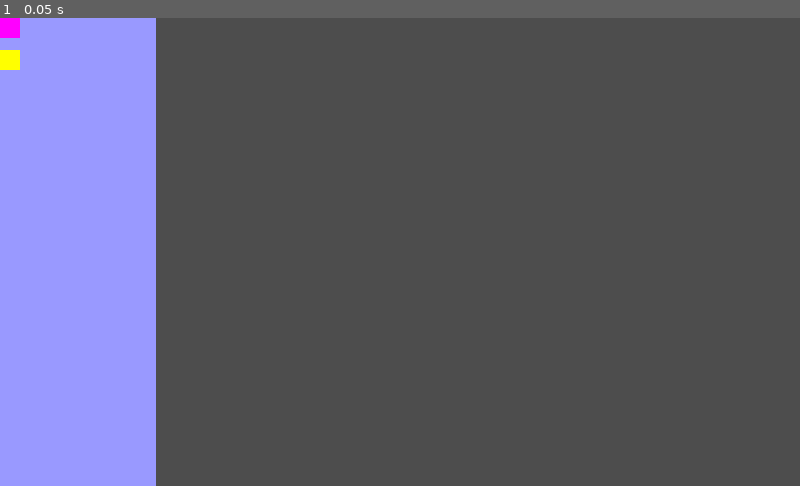
Above: before the commit, frame 1.
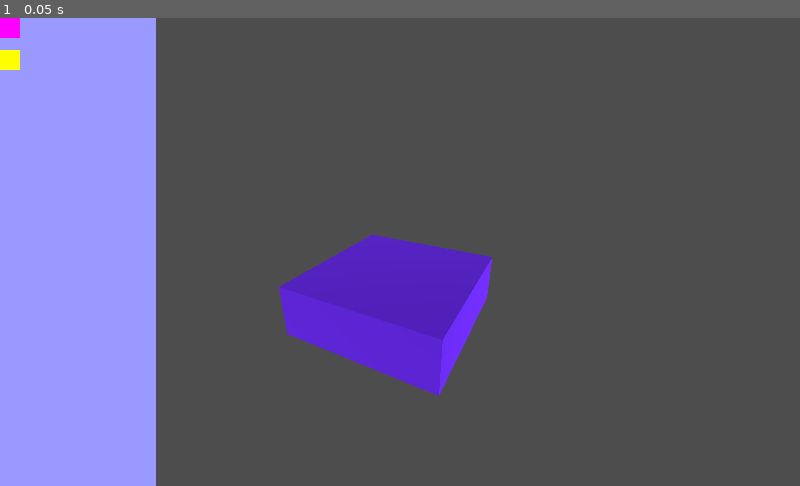
Above: after the commit, the same moment.

Repository: videlanicolas/godot_experiments
Game: Godot game, scene res://root.tscn
The game is run twice, just before and just after one commit, with the same random seed, the same clock (stepped at 60 frames per second) and the same inputs.
Inputs:
- Up to frame 1 (0.05 s): no input

The runs differ from the first frame. In frame 1, 5.9% of the frame differs, in the area x 34-62%, y 46-81%.

Commit message:
Place objects at given tiles

Diff:
--- a/drag_and_drop/Camera3D.gd
+++ b/drag_and_drop/Camera3D.gd
@@ -1,5 +1,6 @@
 extends Camera3D
 
+const PLACABLE_MASK := 1
 
 @export
 var ray_length := 50.0
@@ -9,7 +10,7 @@
 	"res://example_device.tscn": preload("res://example_device.tscn")
 }
 
-var _selected_object : Node3D = null
+var _selected_object : PhysicsBody3D = null
 
 func _physics_process(delta):
 	if _selected_object == null:
@@ -27,6 +28,7 @@
 	_selected_object = scene
 
 func _on_ui_button_done_select():
+	_selected_object.collision_layer = 1
 	_selected_object = null
 
 func GetSelectedPosition() -> Vector3:
@@ -40,4 +42,12 @@
 	# The end Vector3 is the origin vector we defined before plus a vector that is
 	# the normal of the point in Vector3 coordinates of the mouse position, times the ray length.
 	var end = origin + project_ray_normal(mousepos) * ray_length
-	return end
+	# This gives us two vectors that we can easily calculate a ray.
+	# Create the query.
+	var query = PhysicsRayQueryParameters3D.create(origin, end, PLACABLE_MASK)
+	# Make the actualy query.
+	var result = space_state.intersect_ray(query)
+	print_debug(result)
+	if !result:
+		return end
+	return result["collider"].get_node("AbovePlacement").global_position
--- /dev/null
+++ b/drag_and_drop/Floor.tscn
@@ -0,0 +1,31 @@
+[gd_scene load_steps=2 format=3 uid="uid://cxo62qq3a1d43"]
+
+[ext_resource type="PackedScene" uid="uid://c8omg7u04ltkq" path="res://Tile.tscn" id="1_brw0a"]
+
+[node name="Floor" type="Node3D"]
+
+[node name="Tile" parent="." instance=ExtResource("1_brw0a")]
+
+[node name="Tile2" parent="." instance=ExtResource("1_brw0a")]
+transform = Transform3D(1, 0, 0, 0, 1, 0, 0, 0, 1, -1, 0, 0)
+
+[node name="Tile3" parent="." instance=ExtResource("1_brw0a")]
+transform = Transform3D(1, 0, 0, 0, 1, 0, 0, 0, 1, 1, 0, 0)
+
+[node name="Tile4" parent="." instance=ExtResource("1_brw0a")]
+transform = Transform3D(1, 0, 0, 0, 1, 0, 0, 0, 1, 0, 0, 1)
+
+[node name="Tile5" parent="." instance=ExtResource("1_brw0a")]
+transform = Transform3D(1, 0, 0, 0, 1, 0, 0, 0, 1, 0, 0, -1)
+
+[node name="Tile6" parent="." instance=ExtResource("1_brw0a")]
+transform = Transform3D(1, 0, 0, 0, 1, 0, 0, 0, 1, -1, 0, -1)
+
+[node name="Tile7" parent="." instance=ExtResource("1_brw0a")]
+transform = Transform3D(1, 0, 0, 0, 1, 0, 0, 0, 1, 1, 0, -1)
+
+[node name="Tile8" parent="." instance=ExtResource("1_brw0a")]
+transform = Transform3D(1, 0, 0, 0, 1, 0, 0, 0, 1, -1, 0, 1)
+
+[node name="Tile9" parent="." instance=ExtResource("1_brw0a")]
+transform = Transform3D(1, 0, 0, 0, 1, 0, 0, 0, 1, 1, 0, 1)
--- /dev/null
+++ b/drag_and_drop/Tile.tscn
@@ -0,0 +1,21 @@
+[gd_scene load_steps=4 format=3 uid="uid://c8omg7u04ltkq"]
+
+[sub_resource type="BoxShape3D" id="BoxShape3D_wp57u"]
+
+[sub_resource type="StandardMaterial3D" id="StandardMaterial3D_wqadv"]
+albedo_color = Color(0.427451, 0.121569, 1, 1)
+
+[sub_resource type="BoxMesh" id="BoxMesh_qwice"]
+material = SubResource("StandardMaterial3D_wqadv")
+
+[node name="Tile" type="StaticBody3D"]
+collision_mask = 0
+
+[node name="CollisionShape3D" type="CollisionShape3D" parent="."]
+shape = SubResource("BoxShape3D_wp57u")
+
+[node name="MeshInstance3D" type="MeshInstance3D" parent="."]
+mesh = SubResource("BoxMesh_qwice")
+
+[node name="AbovePlacement" type="Marker3D" parent="."]
+transform = Transform3D(1, 0, 0, 0, 1, 0, 0, 0, 1, 0, 0.499869, 0)
--- a/drag_and_drop/example_device.tscn
+++ b/drag_and_drop/example_device.tscn
@@ -5,9 +5,16 @@
 [sub_resource type="BoxShape3D" id="BoxShape3D_qx15f"]
 
 [node name="ExampleDevice" type="StaticBody3D"]
+collision_layer = 2
+collision_mask = 0
 
 [node name="MeshInstance3D" type="MeshInstance3D" parent="."]
+transform = Transform3D(1, 0, 0, 0, 1, 0, 0, 0, 1, 0, 0.5, 0)
 mesh = SubResource("BoxMesh_m1f2p")
 
 [node name="CollisionShape3D" type="CollisionShape3D" parent="."]
+transform = Transform3D(1, 0, 0, 0, 1, 0, 0, 0, 1, 0, 0.5, 0)
 shape = SubResource("BoxShape3D_qx15f")
+
+[node name="AbovePlacement" type="Marker3D" parent="."]
+transform = Transform3D(1, 0, 0, 0, 1, 0, 0, 0, 1, 0, 1, 0)
--- a/drag_and_drop/project.godot
+++ b/drag_and_drop/project.godot
@@ -26,3 +26,8 @@
 "events": [Object(InputEventMouseButton,"resource_local_to_scene":false,"resource_name":"","device":-1,"window_id":0,"a …(253 unchanged characters)…
 ]
 }
+
+[layer_names]
+
+3d_physics/layer_1="Placable"
+3d_physics/layer_2="CurrentlySelectedButNotPlaced"
--- a/drag_and_drop/root.tscn
+++ b/drag_and_drop/root.tscn
@@ -1,19 +1,22 @@
-[gd_scene load_steps=3 format=3 uid="uid://t27hlqw4vqu2"]
+[gd_scene load_steps=4 format=3 uid="uid://t27hlqw4vqu2"]
 
 [ext_resource type="PackedScene" uid="uid://cbmtbi44ctomp" path="res://ui.tscn" id="1_3n7mb"]
 [ext_resource type="Script" path="res://Camera3D.gd" id="2_nfu4e"]
+[ext_resource type="PackedScene" uid="uid://cxo62qq3a1d43" path="res://Floor.tscn" id="3_k2u44"]
 
 [node name="Root" type="Node"]
 
 [node name="UI" parent="." instance=ExtResource("1_3n7mb")]
 
 [node name="Camera3D" type="Camera3D" parent="."]
-transform = Transform3D(1, 0, 0, 0, 1, 0, 0, 0, 1, 0, 0, 2.45965)
+transform = Transform3D(0.88605, -0.182732, 0.426057, 0, 0.919039, 0.394166, -0.46359, -0.349251, 0.814314, 2.49607, 3.1382, 4.61365)
 script = ExtResource("2_nfu4e")
 ray_length = 10.0
 
 [node name="DirectionalLight3D" type="DirectionalLight3D" parent="."]
 transform = Transform3D(0.693909, -0.327109, 0.641476, 0.0257636, 0.901568, 0.431869, -0.719602, -0.283151, 0.634034, 0, 3.84596, 0)
 
+[node name="Floor" parent="." instance=ExtResource("3_k2u44")]
+
 [connection signal="button_done_select" from="UI" to="Camera3D" method="_on_ui_button_done_select"]
 [connection signal="button_select" from="UI" to="Camera3D" method="_on_ui_button_select"]
